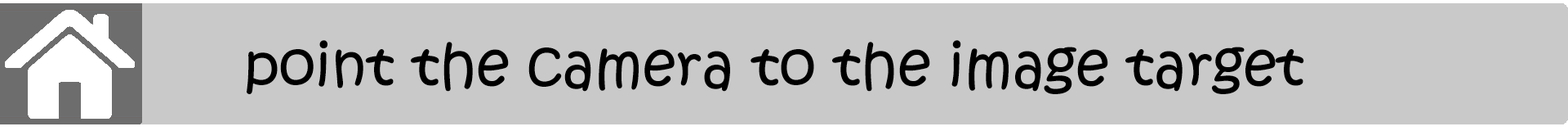
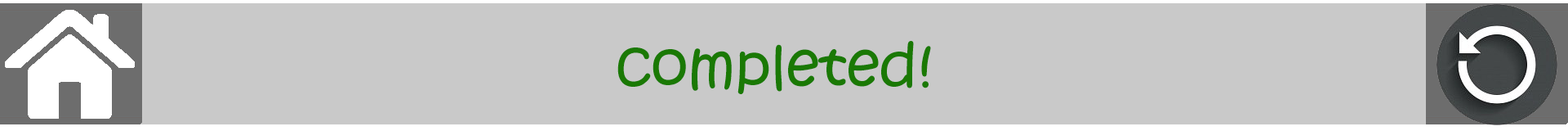
Comparing the layer stacks of the two (1568, 131) images. Changes:
showed "reset" over [1436, 4, 1558, 125]
showed "kanan" over [1425, 3, 1568, 125]
added layer "completed" above "wait" over [617, 40, 931, 94]
hid "text point device" over [246, 40, 1305, 94]
